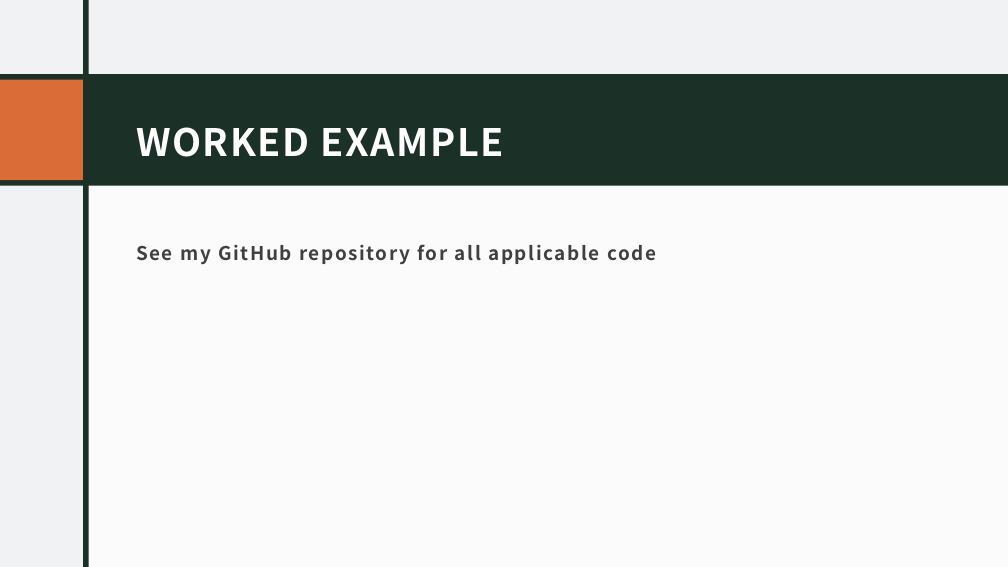
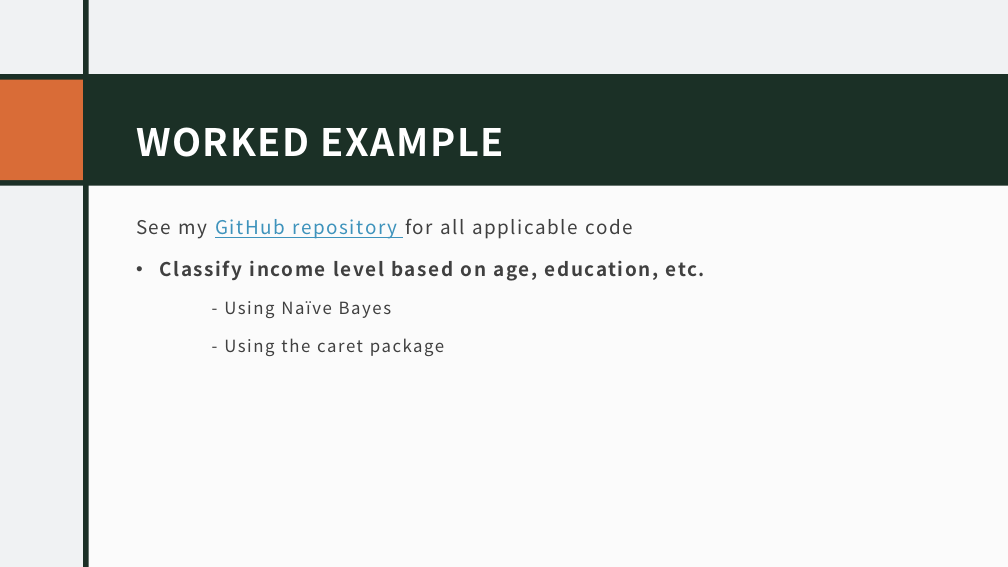
Before and after one commit to bprudil/INFO-523-Final-Project-, a slide deck: slide 9 of Final Presentation .pptx (slide 8 before the commit). Drawn at 1008x567 pixels with LibreOffice and Linux fonts; fonts in the diff are those of the drawing. Boxes give left, top, right and bottom in pixels: in the first picture for what was removed or moved away, otherwise in the second. Text is boxed around its words. In the diff, an @@ line names an element or a change of style, - is before the commit and + after.

```diff
--- a/Final Presentation .pptx
+++ b/Final Presentation .pptx
@@ text "See my GitHub repository for ...": place and size @@
-text "See my GitHub repository for ..." at (136, 244, 656, 264)
+text "See my GitHub repository for ..." at (136, 219, 705, 356)
@@ text at (136, 219, 634, 239): text colour #404040 to #3E93BC, underline on in "GitHub repository"; bold off in "See my GitHub repository for all applicable ..." @@
@@ text at (160, 260, 705, 356): paragraphs added @@
+• Classify income level based on age, education, etc.
+- Using Naïve Bayes
+- Using the caret package
```
Also in this commit, not shown: 6 other slides changed, 2 slides added, 1 slide removed.
